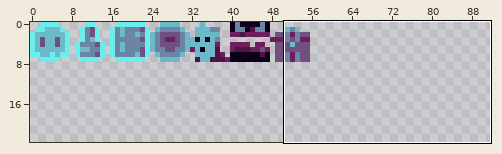
Two states of a pixel-art file, assets/ldtk_icons.aseprite. Above: a wide view before the commit, with the close-up outlined.
Close-up. Before:
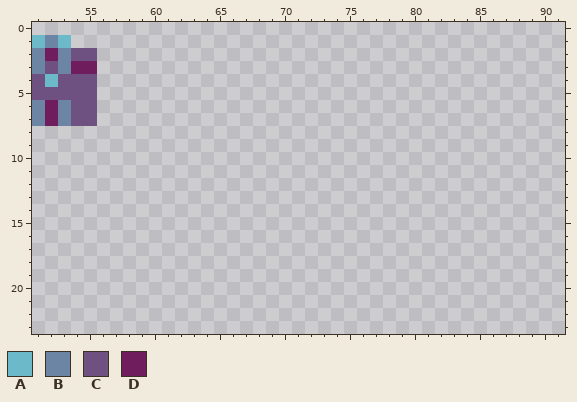
128x128 pixels, 1 frame. Shown: x 51..91, y 0..23. The wide view leaves out empty margins.
Palette (. is transparent): A #6cb9c9  B #6d85a5  C #6e5181  D #6f1d5c
Pixels before, first column x 51:
1 ABA..
2 BDBCC
3 BCBDD
4 CACCC
5 CCCCC
6 BDBCC
7 BDBCC
Now the later version:
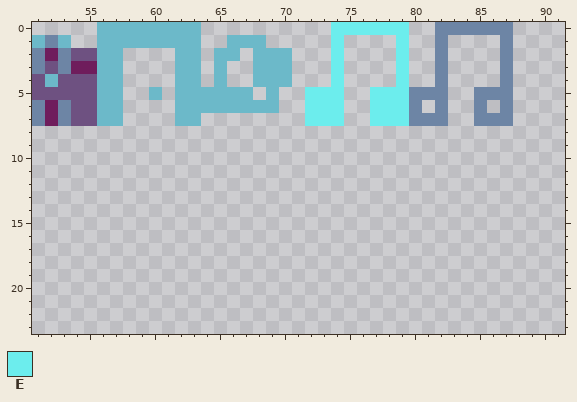
Colours new in this view: E #6ceded
What changed:
Changed rows in their new state; - is an unchanged pixel.
first column x 56:
 0 AAAAAAAA----------EEEEEE--BBBBBB
 1 AAAAAAAA--AAA-----E----E--B----B
 2 AA----AA-AA-AAA---E----E--B----B
 3 AA----AA-A--AAA---E----E--B----B
 4 AA----AA-A--AAA---E----E--B----B
 5 AA--A-AAAAAA-A--EEE--EEEBBB--BBB
 6 AA----AAAAAAAA--EEE--EEEB-B--B-B
 7 AA----AA--------EEE--EEEBBB--BBB
